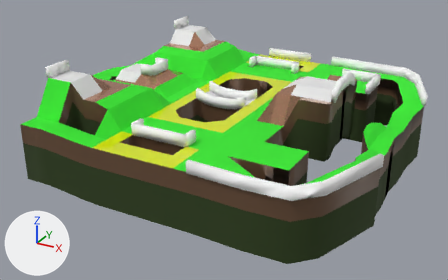
The FBX model Assets/Prefabs/fromBlender/groundV2.fbx as it was, and as the next commit left it.
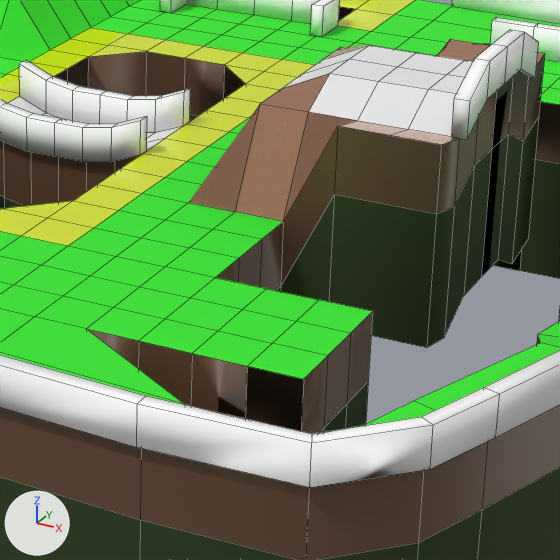
Old and new are each drawn whole from a 50 mm lens placed at (70.5, -129.5, 53.1), pointed at (1.4, -3.9, -9.6) and again close up on the part from 45% to 81% of the width and 23% to 79% of the height. Arrows for +X, +Y and +Z are at lower left; the lights stay in place. The close-ups show mesh edges as thin lines. Where no turn or scale is listed for an object, it has been applied to the vertices. Vertices at the same position are counted once.

Objects in the first close-up: 'groundV2'.
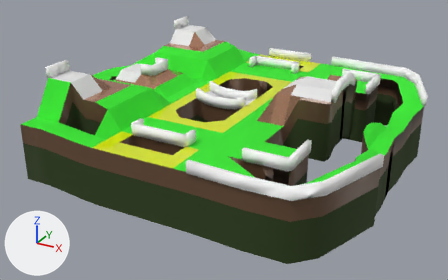
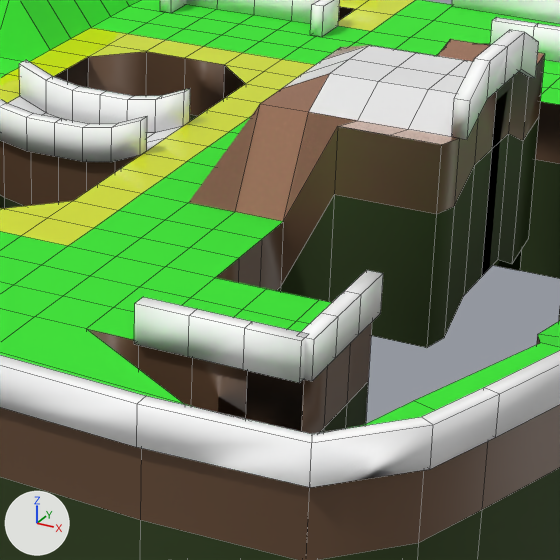
Commit message: The holy land has been restored

The change, as a list of edits to the scene's bpy script:
```text
Change me_plane_004:
    where me_plane_004.from_pydata(...)  # 1058 vertices, 958 faces; spans x -41.3..45.1, y -40.8..40.8, z -16.3..11.7
    used by ob_groundv2; location = (0.0, 0.0, 0.0)
    me_plane_004 part 1: the loose piece of 16 vertices spanning x 29.5..30.5, y 20.0..30.0, z 0.0..2.5 is copied, and the copy is turned 180 degrees about the z axis through its middle, then moved by (0.0, -50.0, 0.0); it spans x 29.5..30.5, y -30.0..-20.0, z 0.0..2.5
    me_plane_004 part 2: the loose piece of 16 vertices spanning x 20.0..30.0, y 29.5..30.5, z 0.0..2.5 is copied, and the copy is moved by (0.0, -60.0, 0.0); it spans x 20.0..30.0, y -30.5..-29.5, z 0.0..2.5
```

Pixel boxes [x1, y1, x2, y2] of what changed, in the close-ups (560 x 560 px):
part 1 of me_plane_004, added
    after: [301, 270, 383, 381]
part 2 of me_plane_004, added
    after: [134, 297, 309, 383]
